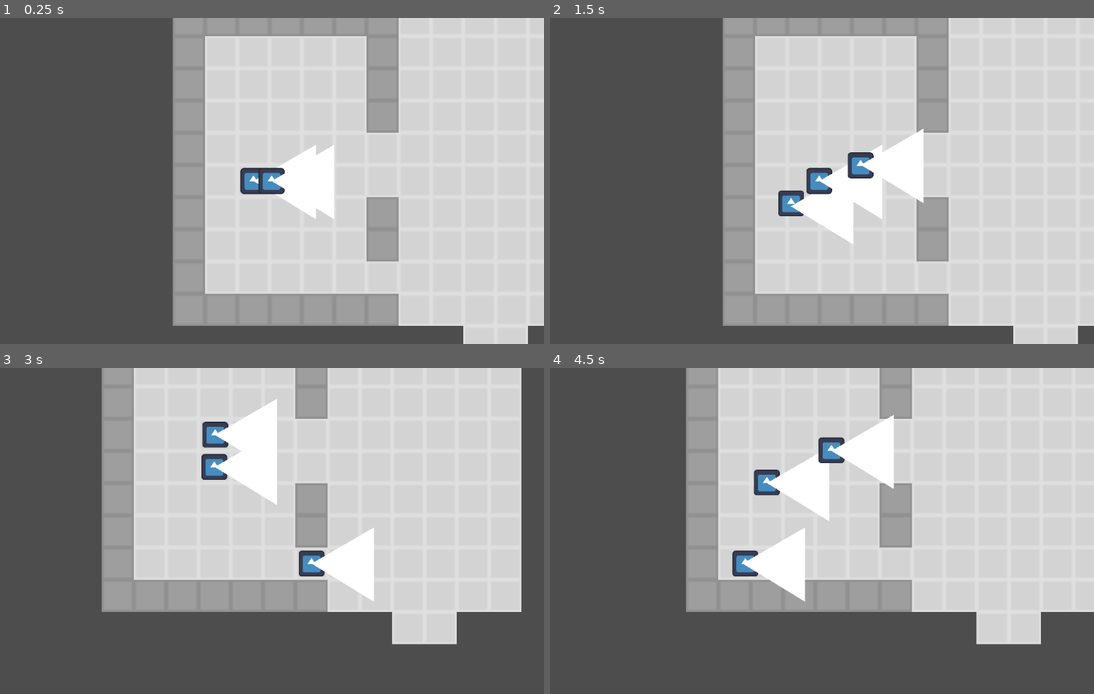
Above: before the commit, frames 1-4 (two rows, left to right).
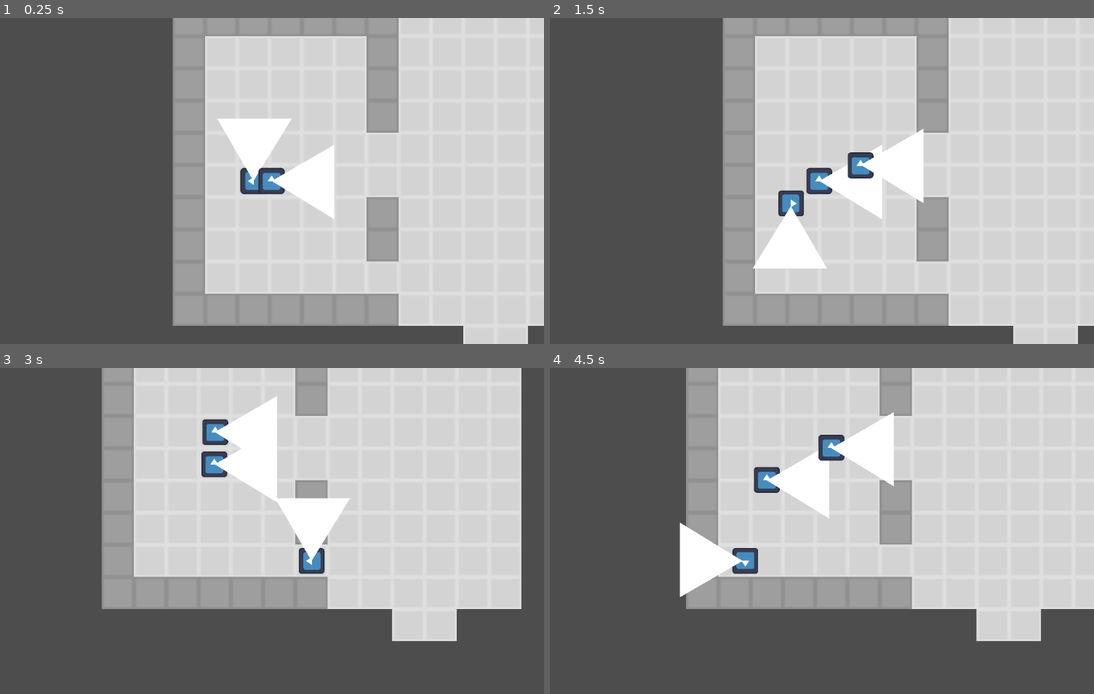
Above: after the commit, the same moments.

Repository: johannagroven/dontratmeout
Game: Godot game, scene res://main.tscn
Two runs of this game, one before a commit and one after it. Both use one fixed random seed, a clock stepped at 60 frames per second and the inputs below. The engine's default icon, where the game draws it, is replaced by a stand-in: a white triangle on a blue panel in a dark square.
Inputs:
- Up to frame 1 (0.25 s): no input
- Up to frame 2 (1.5 s): tap Enter at 0.5 s; hold Right (ui_right) 0.53-1.28 s; hold Down (ui_down) from 1.28 s (still down)
- Up to frame 3 (3 s): release Down (ui_down) at 2.03 s; hold Right (ui_right) 2.03-2.78 s; hold Up (ui_up) from 2.78 s (still down)
- Up to frame 4 (4.5 s): release Up (ui_up) at 3.53 s; hold Left (ui_left) from 3.53 s (still down)

The runs differ from the first frame. In frame 1, 1.7% of the frame differs, in the area x 39-59%, y 30-62%; in frame 2, 2.3%; in frame 3, 4.6%; in frame 4, 4.7%, in the area x 23-100%, y 13-85%.

Commit message:
update facing based on direction of motion

Diff:
--- a/character.gd
+++ b/character.gd
@@ -1,6 +1,14 @@
 class_name PlayerCharacter2D extends CharacterBody2D
 ## Snaps to a tile map grid and moves according to player input.
 
+enum FACINGS {
+	UP,
+	DOWN,
+	LEFT,
+	RIGHT
+}
+
+var facing = FACINGS.UP
 
 ## Set to the tile map you want to walk in.
 @export var tile_map: TileMap = null
@@ -58,6 +66,26 @@
 	_physics_velocity_fraction = Engine.physics_ticks_per_second / float(_physics_ticks_per_move)
 	print("_physics_velocity_fraction: ", _physics_velocity_fraction)
 
+func facingFromVector(v2):
+	if v2.x < 0:
+		return FACINGS.LEFT
+	elif v2.x > 0:
+		return FACINGS.RIGHT
+	elif v2.y > 0:
+		return FACINGS.DOWN
+	else:
+		return FACINGS.UP
+
+func facingToRotDeg(f):
+	match f:
+		FACINGS.UP:
+			return 270
+		FACINGS.DOWN:
+			return 90
+		FACINGS.LEFT:
+			return 180
+		FACINGS.RIGHT:
+			return 0
 
 func _physics_process(_p_delta: float) -> void:
 	if not tile_map:
@@ -67,7 +95,9 @@
 		# Get the input direction and handle the movement/deceleration.
 		# As good practice, you should replace UI actions with custom gameplay actions.
 		var input_direction: Vector2 = Input.get_vector("ui_left", "ui_right", "ui_up", "ui_down")
-
+		facing = facingFromVector(input_direction)
+		var vision_poly = get_node("Polygon2D")
+		rotation_degrees = (facingToRotDeg(facing))
 		# Convert global position into a tile coordinate.
 		# We don't assume we are already snapped to the tile grid.
 		var position_relative_to_tile_map: Vector2 = tile_map.to_local(global_position)
